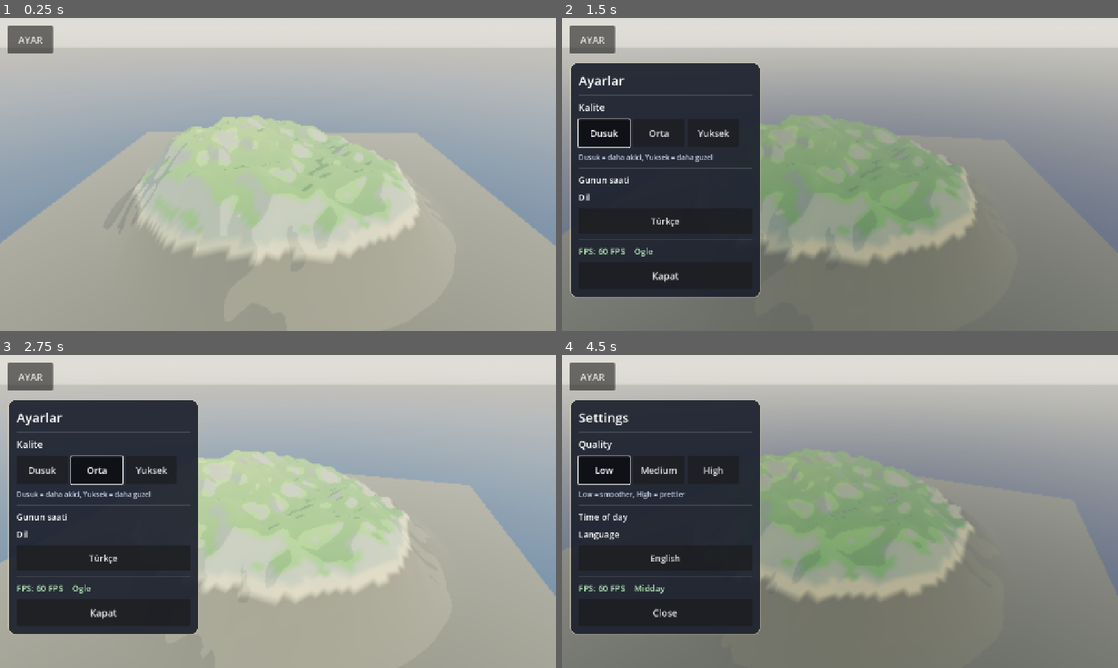
Above: before the commit, frames 1-4 (two rows, left to right).
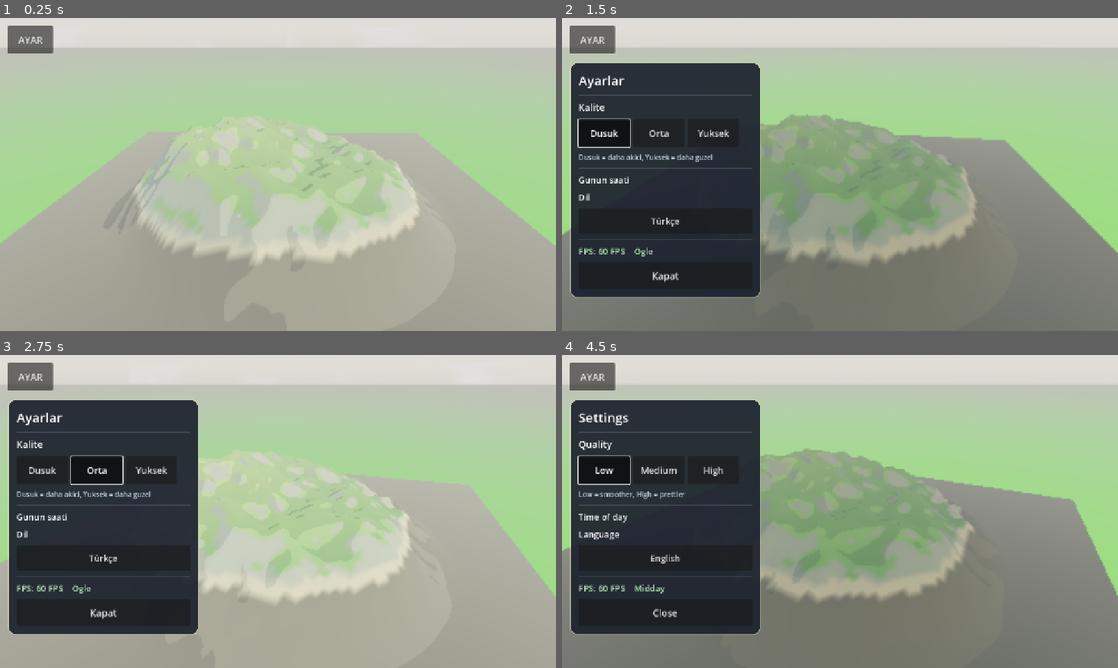
Above: after the commit, the same moments.

Repository: eraslan19j/game
Game: Godot game, scene res://scenes/world/world.tscn
Same seed, same stepped clock (60 frames per second), same inputs: the game is played once before the commit and once after it.
Inputs:
- Up to frame 1 (0.25 s): no input
- Up to frame 2 (1.5 s): click "AYAR" at 0.5 s; click "Dusuk" at 1.25 s
- Up to frame 3 (2.75 s): click "Orta" at 2 s
- Up to frame 4 (4.5 s): click "Yuksek" at 2.75 s; click "Türkçe" at 3.5 s; click "Low" at 4.25 s

The runs differ from the first frame. In frame 1, 23% of the frame differs, in the area x 0-100%, y 20-73%; in frame 2, 18%; in frame 3, 13%; in frame 4, 17%.

Commit message:
TEST (gecici): su parlak yesil + unshaded
Co-authored-by: arena-agent <297053741+arena-agent@users.noreply.github.com>

Diff:
--- a/scenes/world/world.tscn
+++ b/scenes/world/world.tscn
@@ -90,7 +90,6 @@
 script = ExtResource("7_sky")
 
 [node name="Clouds" type="MeshInstance3D" parent="." groups=["quality_clouds"]]
-visible = false
 transform = Transform3D(700, 0, 0, 0, 700, 0, 0, 0, 700, 0, 0, 0)
 mesh = SubResource("SphereMesh_clouds")
 material_override = SubResource("ShaderMaterial_clouds")
--- a/shaders/water.gdshader
+++ b/shaders/water.gdshader
@@ -1,5 +1,5 @@
 shader_type spatial;
-render_mode shadows_disabled;
+render_mode unshaded, shadows_disabled;
 // Stilize su: hafif dalga (vertex), yari saydam, kiyida acik renk + kopuk.
 // Arazi yukseklik dokusu R kanalinda 0..1 olarak gelir.
 
@@ -57,11 +57,11 @@
 	float foam = 1.0 - smoothstep(0.0, 0.22, depth);
 	col = mix(col, foam_color.rgb, foam * 0.7);
 
-	ALBEDO = col * 0.96;
+	ALBEDO = vec3(0.0, 1.0, 0.0);
 	ROUGHNESS = 0.52;
 	METALLIC = 0.0;
 	SPECULAR = 0.04;
-	ALPHA = mix(alpha_shallow, alpha_deep, deep_mix) + foam * 0.15;
+	ALPHA = 1.0;
 	ALPHA = clamp(ALPHA, 0.0, 1.0);
 
 	// Hafif isilti (gunes parlamasi) icin normali kullaniyoruz; ekstra efekt yok.
Binary file changed: ci_screenshot_preview.png
